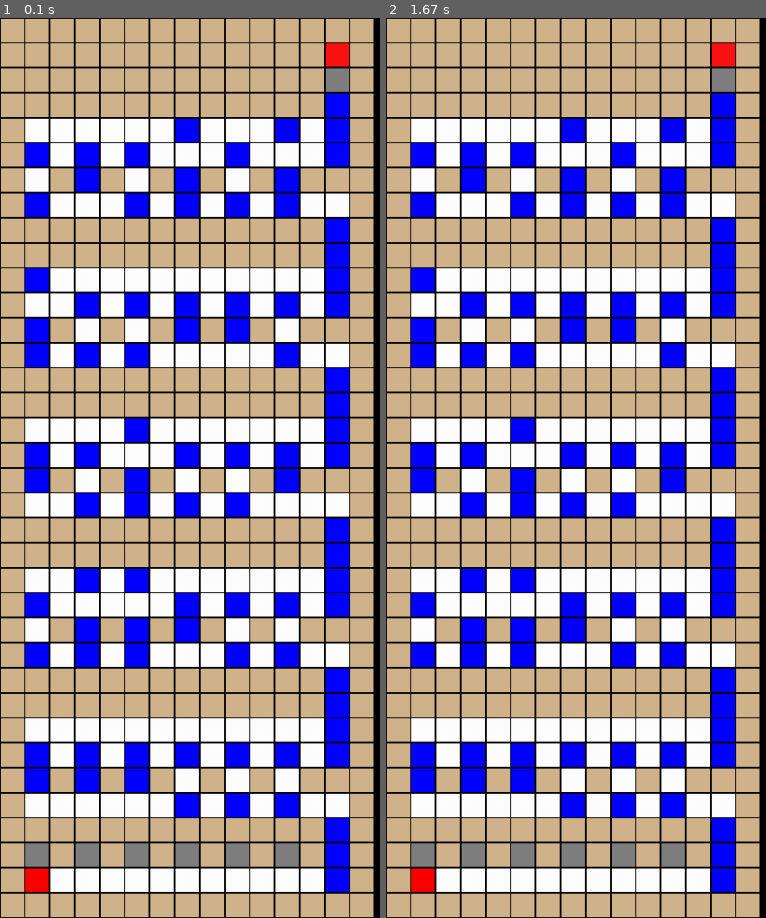
Above: before the commit, frames 1-2 (left to right).
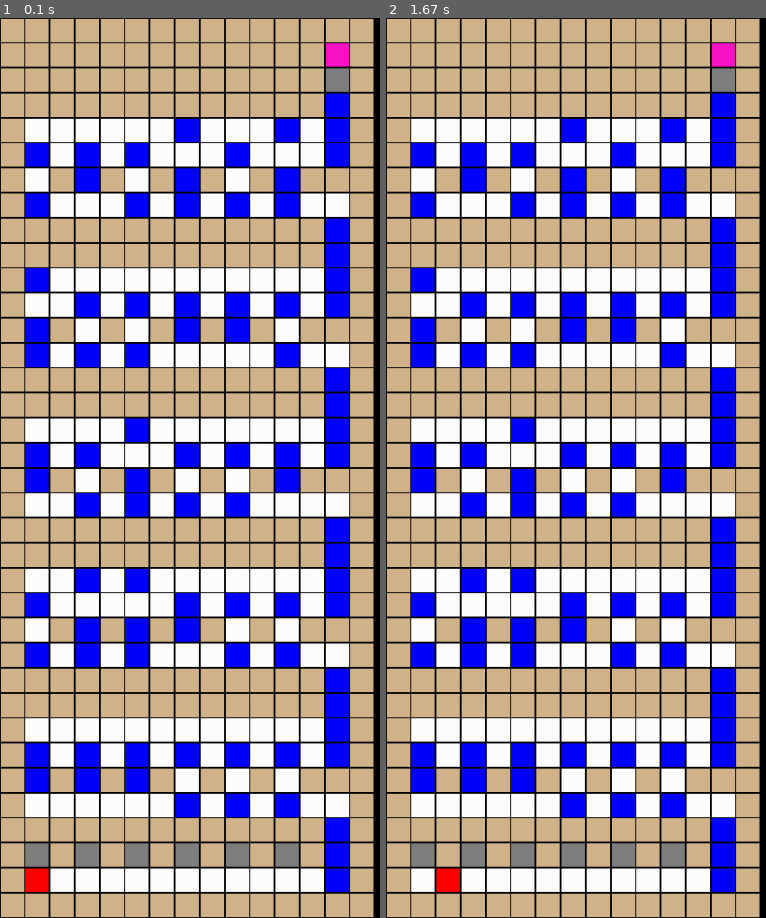
Above: after the commit, the same moments.

Repository: KirbyG/np-gravity-arcade
Game: pygame game, started from np-gravity.py
The game is run twice, just before and just after one commit, with the same random seed, the same clock (stepped at 60 frames per second) and the same inputs.
Inputs:
- Up to frame 1 (0.1 s): no input
- Up to frame 2 (1.67 s): hold Right 0.33-0.8 s; hold Up 0.83-1.13 s

The runs differ from the first frame. In frame 1, 0.2% of the frame differs, in the area x 85-93%, y 2-6%; in frame 2, 0.5%, in the area x 6-93%, y 2-98%.

Commit message:
restore popils to full functionality!

Diff:
--- a/common_constants.py
+++ b/common_constants.py
@@ -13,6 +13,6 @@
           'ladder': (0, 0, 255),
           'hard': (210, 180, 140),
           'soft': (128, 128, 128),
-          'princess': (250, 20, 20),
+          'princess': (250, 20, 200),
           'support': (255, 255, 255)
         }
--- a/np-gravity.py
+++ b/np-gravity.py
@@ -88,7 +88,7 @@
 # create game instance of the correct type
 puzzle = Puzzle(raw_input)
 game = Megalit(Puzzle(raw_input)) if args.megalit else Popils(puzzle)
-print(repr(game))
+
 # create render surface and game clock, set window title
 screen, clock = init_pygame(
     'Megalit Reduction' if args.megalit else 'Popils Reduction')
--- a/popils.py
+++ b/popils.py
@@ -47,7 +47,7 @@
         grid = [[Block('hard')] * self.num_cols for row in range(self.num_rows)]
 
         # Starting zone
-        for i in range(self.player.col + 1, transition_col):
+        for i in range(self.player.col, transition_col):
             grid[self.player.row][i] = Block('support')
         grid[self.player.row][transition_col] = Block('ladder')
         for i in range(self.player.col, transition_col - 1, 2):
@@ -141,49 +141,33 @@
 
         return steps
 
-    # command is one of the common vectors imported from common_constants
-    def update(self, command):
-        pass
+    # vector is one of the common vectors imported from common_constants
+    def update(self, vector):
+        vertical = 0
+        horizontal = 1
+        target = self.grid[self.player.row + vector[vertical]
+                        ][self.player.col + vector[horizontal]]
+        if vector == UP:
+            if target.type == 'soft':
+                for falling_row in range(self.player.row + 1, self.num_rows - 1):
+                    self.grid[falling_row][self.player.col] = self.grid[falling_row + 1][self.player.col]
+                self.grid[self.num_rows - 1][self.player.col] = Block('hard')
+                self.altered_rows = [self.player.row + 1, self.num_rows - 1]
+                self.altered_cols = [self.player.col, self.player.col]
+            elif self.grid[self.player.row][self.player.col].type == 'ladder' and (target.type != 'hard'):
+                self.move(UP)
+        elif target.type != 'hard':
+            self.move(vector)
+            while (self.grid[self.player.row - 1][self.player.col].type == 'support' and self.grid[self.player.row][self.player.col].type == 'support'):
+                self.move(DOWN)
 
-    # update helpers
-    def move(self, vector, player):
-        pass
+    # update helper
+    def move(self, vector):
+        vertical = 0
+        horizontal = 1
 
-    def force(self, vector, player):
-        pass
+        self.altered_rows = [self.player.row, self.player.row]
+        self.altered_cols = [self.player.col, self.player.col]
 
-# If player walks off the top of a 'ladder', make them fall
-# while (state[player.row - 1][player.col] == 'support' and player.occupying == 'support'):
-#     game.force(DOWN, player)
-
-# Change player's coordinates and refresh the displayed game grid
-# def move(vector, player):
-#     vertical = 0
-#     horizontal = 1
-
-#     state[player.row][player.col] = player.occupying
-#     player.row += vector[vertical]
-#     player.col += vector[horizontal]
-#     player.occupying = state[player.row][player.col]
-#     state[player.row][player.col] = PLAYER
-#     draw(min(player.row, player.row - vector[vertical]), max(player.row, player.row - vector[vertical]),
-#          min(player.col, player.col - vector[horizontal]), max(player.col, player.col - vector[horizontal]))
-
-# # Wrapper for move() that enables auto-solving
-# def force(vector, player):
-#     global state
-#     vertical = 0
-#     horizontal = 1
-#     target = state[player.row + vector[vertical]
-#                    ][player.col + vector[horizontal]]
-#     if vector == UP:
-#         if target == 'soft':
-#             for falling_row in range(player.row + 1, ROWS - 1):
-#                 state[falling_row][player.col] = state[falling_row + 1][player.col]
-#             state[ROWS - 1][player.col] = 'hard'
-#             draw(player.row + 1, ROWS - 1, player.row, player.col)
-#         elif player.occupying == 'ladder' and (target != 'hard'):
-#             move(UP, player)
-#     elif target != 'hard':
-#         move(vector, player)
-#
+        self.player.row += vector[vertical]
+        self.player.col += vector[horizontal]
